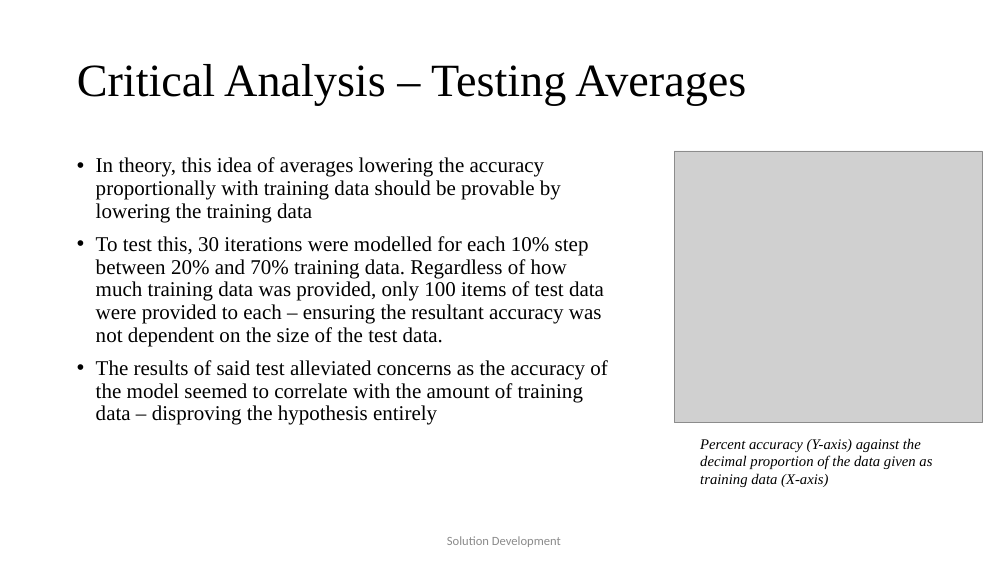
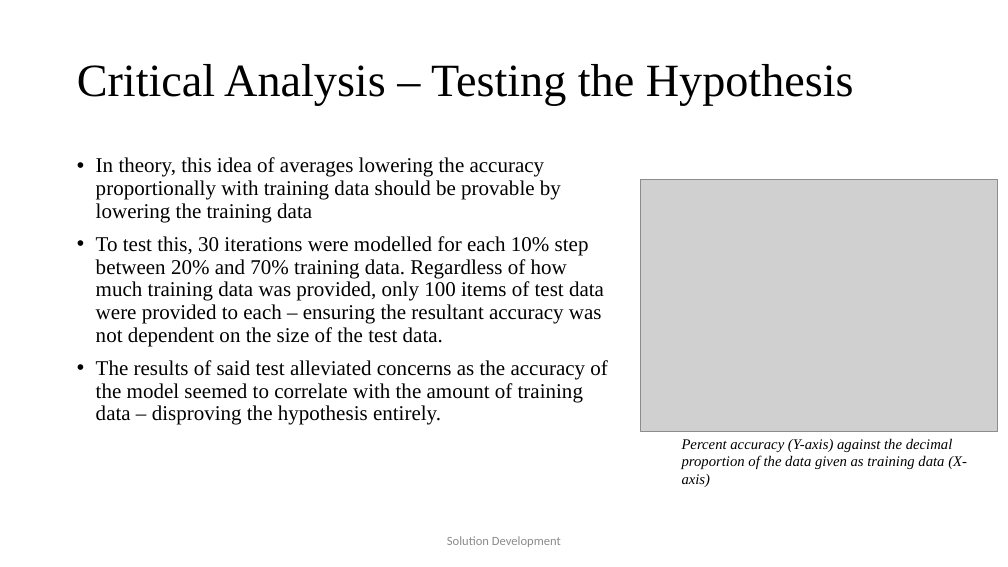
Before and after one commit to JaVonox/AIChatbot, a slide deck: slide 13 of Documentation/100505349.pptx. Drawn at 1008x567 pixels with LibreOffice and Linux fonts; fonts in the diff are those of the drawing; grey boxes stand for pictures. Boxes give left, top, right and bottom in pixels: in the first picture for what was removed or moved away, otherwise in the second. Text is boxed around its words. In the diff, an @@ line names an element or a change of style, - is before the commit and + after.

```diff
--- a/Documentation/100505349.pptx
+++ b/Documentation/100505349.pptx
@@ title at [77, 64, 854, 105]: text changed @@
-Critical Analysis – Testing Averages
+Critical Analysis – Testing the Hypothesis
@@ picture: place and size @@
-picture at [675, 151, 982, 423]
+picture at [641, 180, 998, 431]
@@ text at [96, 360, 608, 425]: text changed @@
-• The results of said test alleviated concerns as the accuracy of the model seemed to correlate with the amount of training data – disproving the hypothesis entirely
+• The results of said test alleviated concerns as the accuracy of the model seemed to correlate with the amount of training data – disproving the hypothesis entirely.
@@ text "Percent accuracy (Y-axis) against the ..." rewrapped from [700, 438, 932, 487] to [682, 438, 967, 487] @@
```
Also in this commit, not shown: 5 other slides changed, 1 other file.
